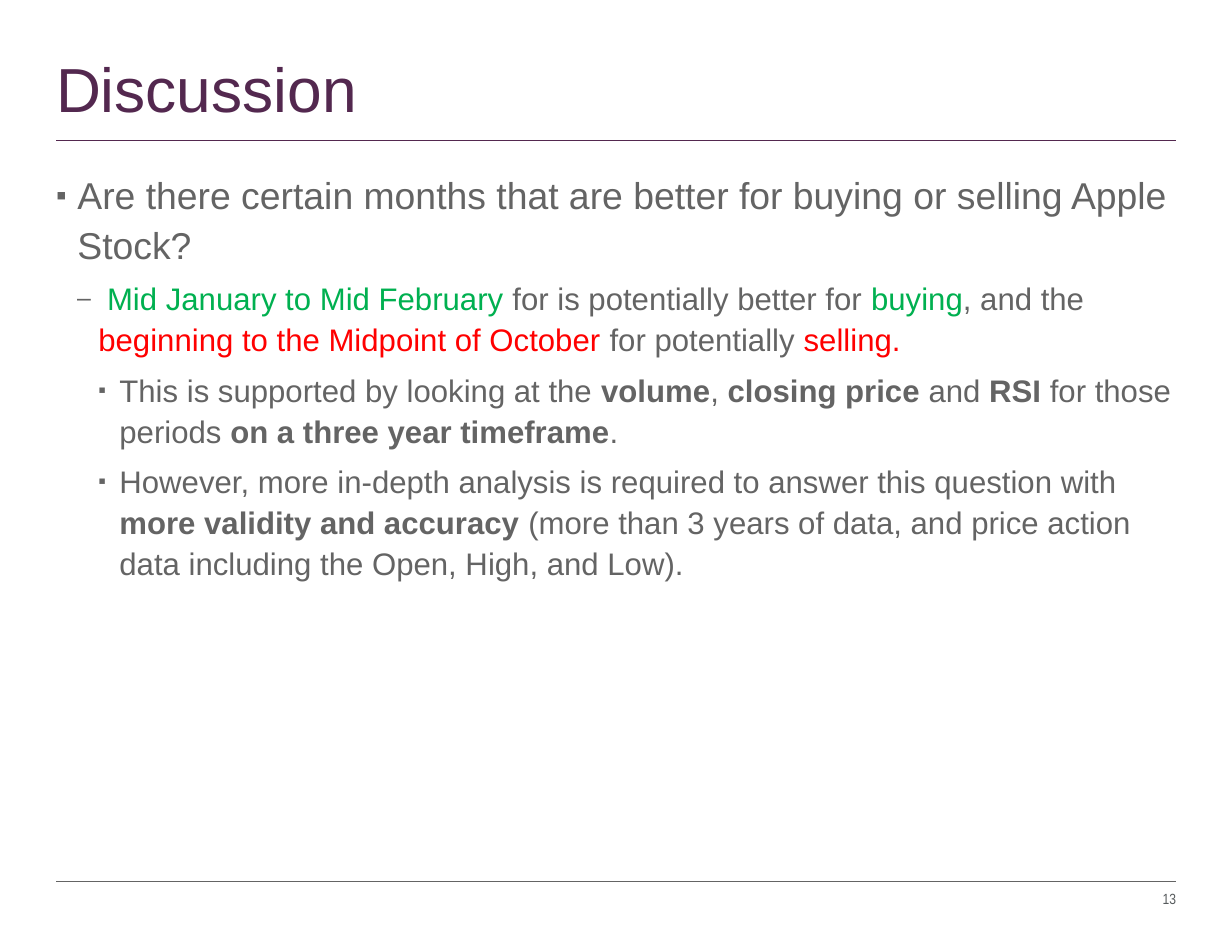
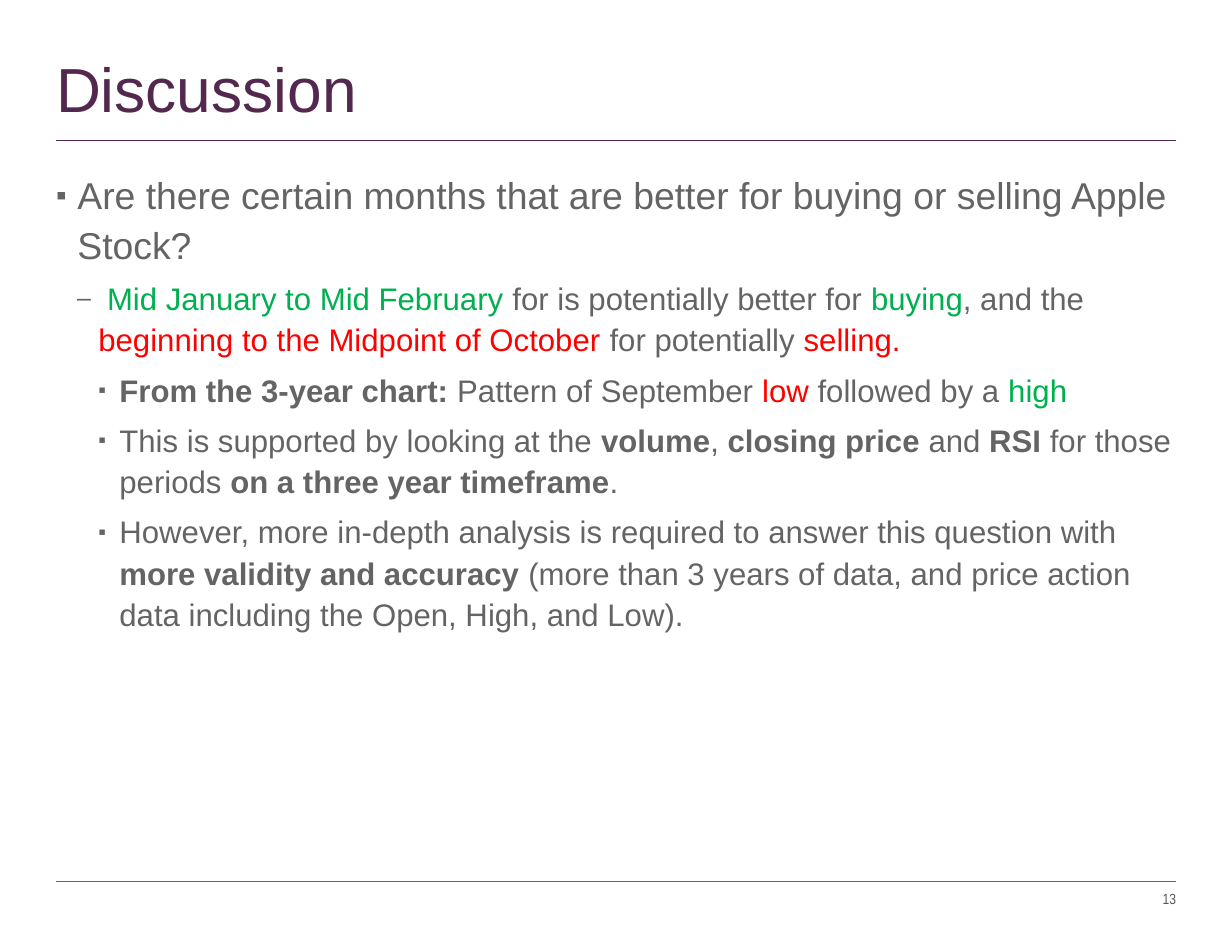
Before and after one commit to timothyyu/pr1-apple-stock-analysis, a slide deck: slide 13 of DataScience Project-One_Rutgers.pptx. Drawn at 1232x952 pixels with LibreOffice and Linux fonts; fonts in the diff are those of the drawing. Boxes give left, top, right and bottom in pixels: in the first picture for what was removed or moved away, otherwise in the second. Text is boxed around its words. In the diff, an @@ line names an element or a change of style, - is before the commit and + after.

Commit message:
minor ppt update

```diff
--- a/DataScience Project-One_Rutgers.pptx
+++ b/DataScience Project-One_Rutgers.pptx
@@ text at [119,379,1067,408]: paragraph added @@
+    ▪ From the 3-year chart: Pattern of September low followed by a high
```
